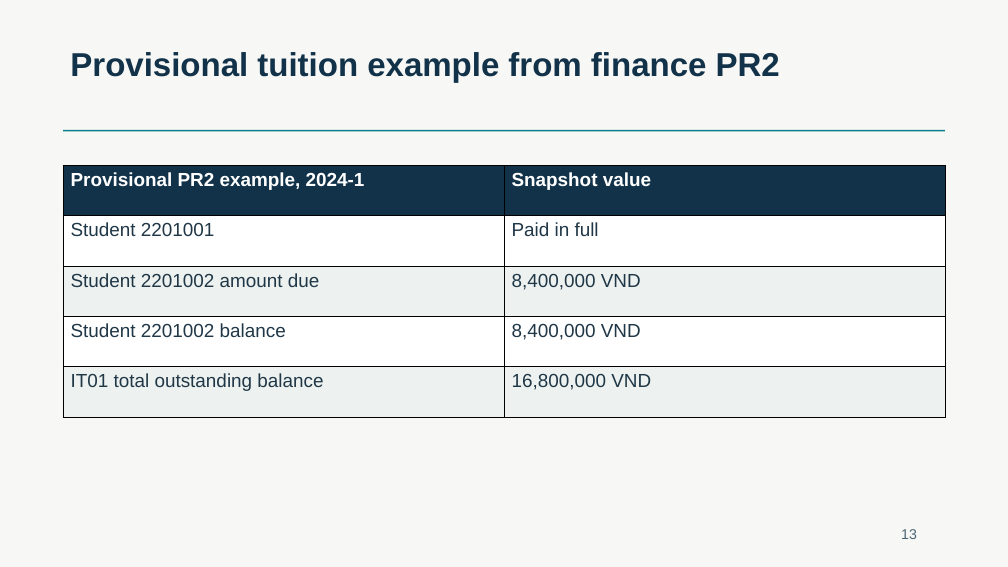
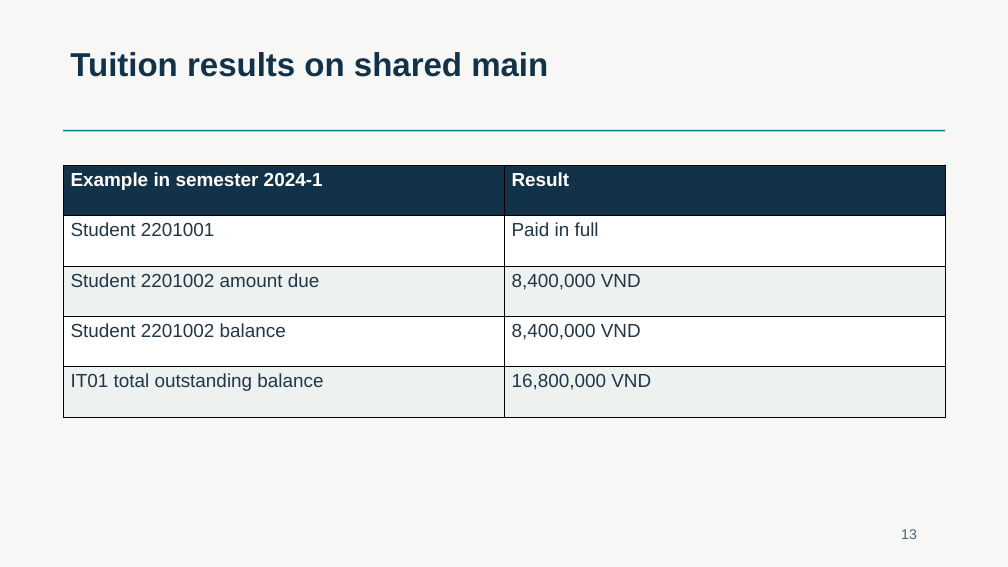
Before and after one commit to HaHiepThanh/mcp-ts, a slide deck: slide 13 of phase2/runs/khoa/MCP-TS-SDK-phase2.pptx. Drawn at 1008x567 pixels with LibreOffice and Linux fonts; fonts in the diff are those of the drawing. Boxes give left, top, right and bottom in pixels: in the first picture for what was removed or moved away, otherwise in the second. Text is boxed around its words. In the diff, an @@ line names an element or a change of style, - is before the commit and + after.

Commit message:
fix(phase2): finish Khoa review on shared finance dataset

```diff
--- a/phase2/runs/khoa/MCP-TS-SDK-phase2.pptx
+++ b/phase2/runs/khoa/MCP-TS-SDK-phase2.pptx
@@ text at [70, 52, 548, 77]: text changed @@
-Provisional tuition example from finance PR2
+Tuition results on shared main
@@ table at [63, 166, 944, 417] @@
-row 1, column 1: Provisional PR2 example, 2024-1
+row 1, column 1: Example in semester 2024-1
-row 1, column 2: Snapshot value
+row 1, column 2: Result
```
Also in this commit, not shown: 12 other slides changed, 25 other files.
